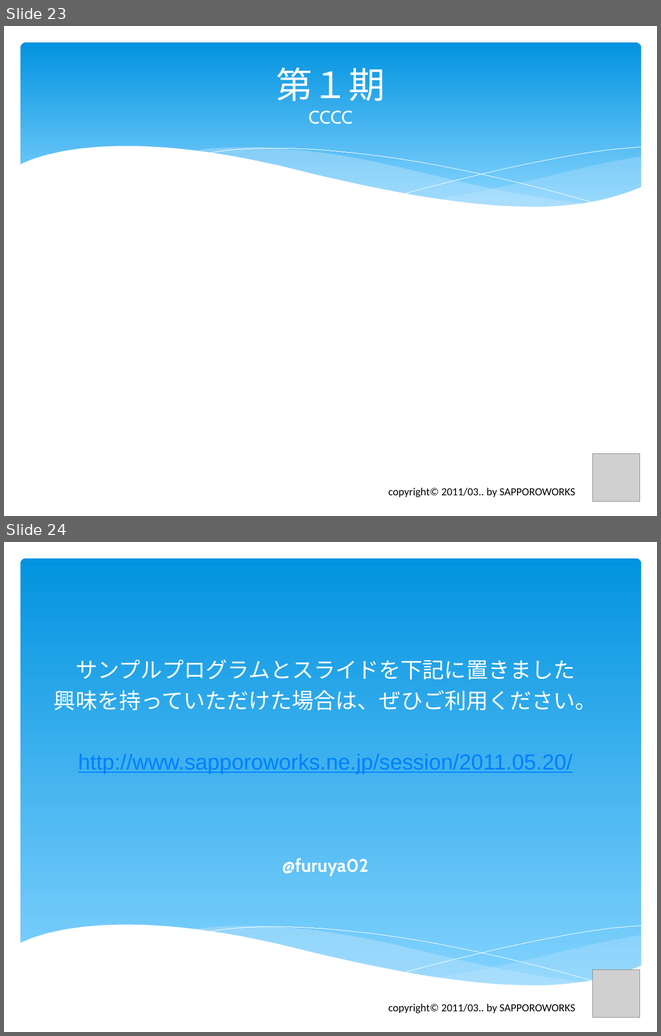
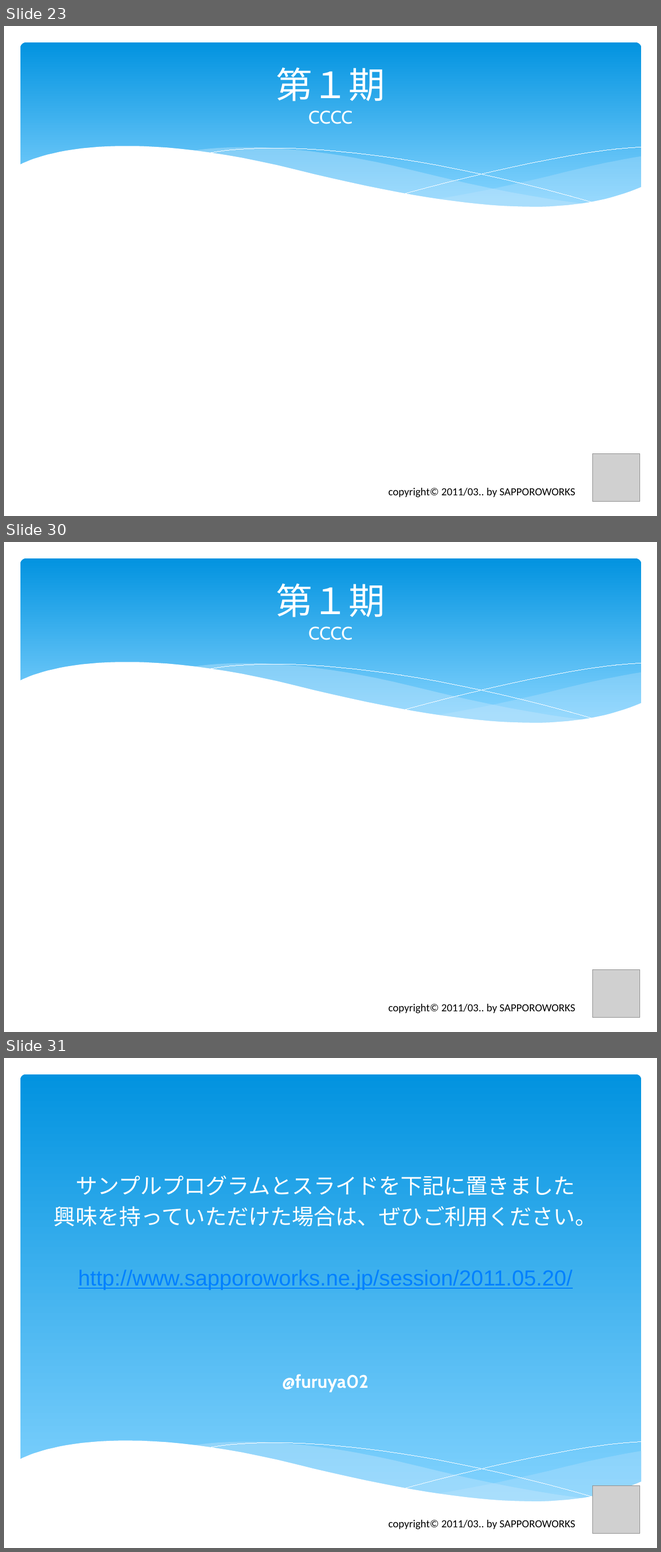
Before and after one commit to furuya02/clrh78, a slide deck: C# から Java へのプログラム移植で体験したTDDの効果は？.pptx. Shown one above the other, each under a label of ours: slides 23 and 24 before the commit, slides 23, 30 and 31 after it; the slides between them are not shown. The pictures are 661x1036 and 661x1552 pixels, drawn with LibreOffice and Linux fonts; fonts in the diff are those of the drawing; grey boxes stand for pictures. Boxes give left, top, right and bottom in pixels: in the first picture for what was removed or moved away, otherwise in the second. Text is boxed around its words. In the diff, an @@ line names an element or a change of style, - is before the commit and + after.

```diff
--- a/C# から Java へのプログラム移植で体験したTDDの効果は？.pptx
+++ b/C# から Java へのプログラム移植で体験したTDDの効果は？.pptx
@@ slide 30 added at (4, 542, 657, 1032), background #FFFFFF; not listed: 6 template elements that a slide beside it also shows @@
@@ title added at (276, 583, 385, 640), 20 pt, text #FFFFFF @@
+第１期
+CCCC
@@ picture added at (593, 969, 640, 1017) @@
@@ text added at (388, 1003, 575, 1013), 12 pt, text #000000 @@
+copyright© 2011/03.. by SAPPOROWORKS
@@ what was slide 24 is now slide 31 @@
```
Also in this commit, not shown: 6 other slides added.
